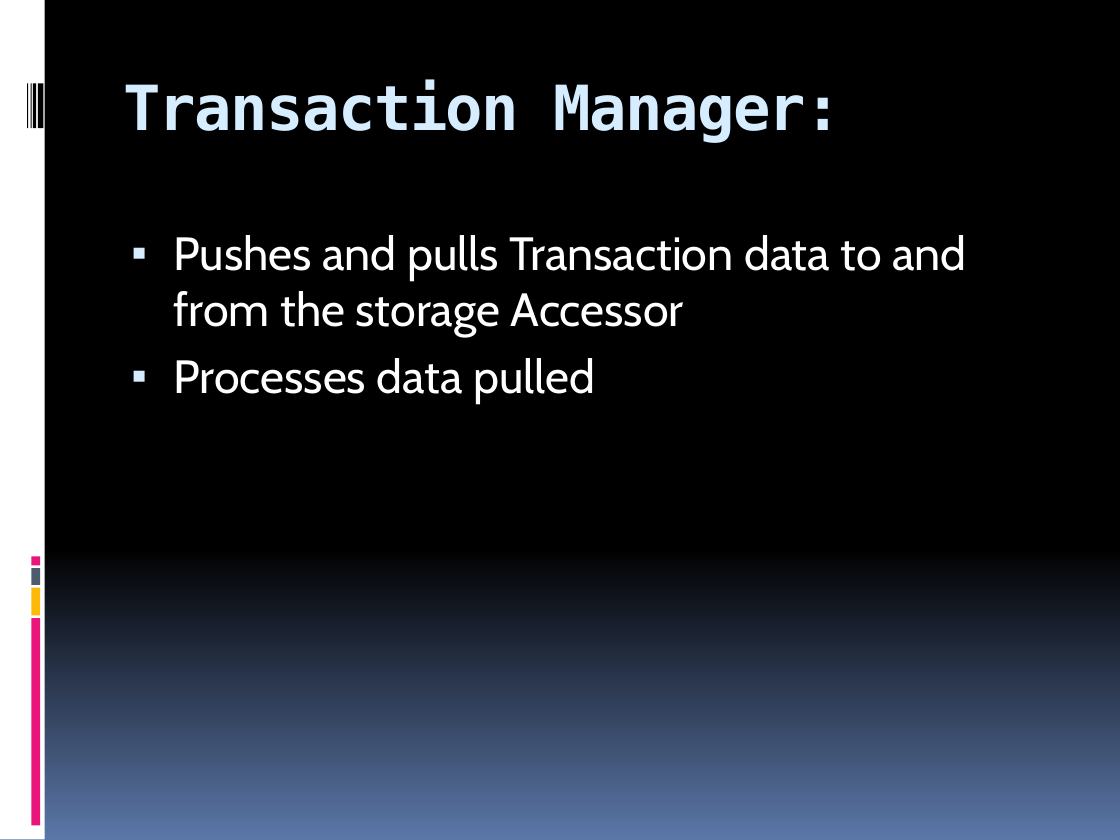
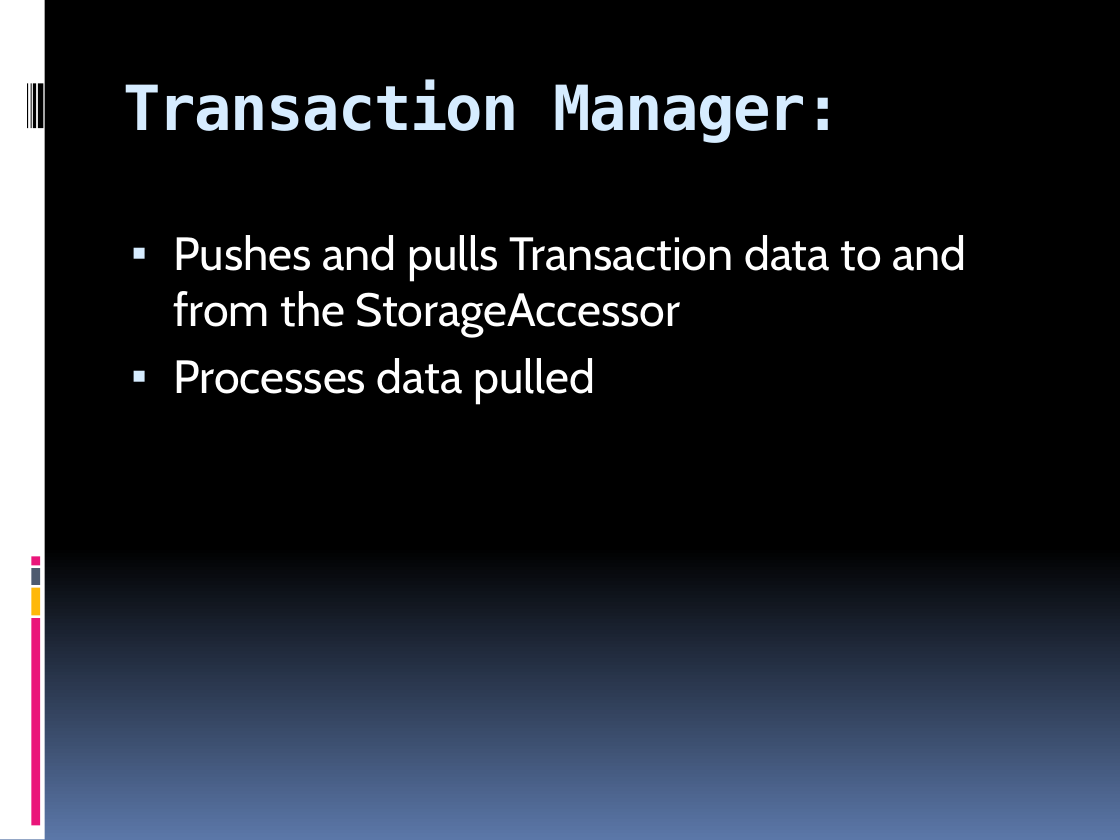
Before and after one commit to akoerner/SoftwareEngineering, a slide deck: slide 7 of SoftwareEngineeringPPTpresentation.pptx (slide 6 before the commit). Drawn at 1120x840 pixels with LibreOffice and Linux fonts; fonts in the diff are those of the drawing. Boxes give left, top, right and bottom in pixels: in the first picture for what was removed or moved away, otherwise in the second. Text is boxed around its words. In the diff, an @@ line names an element or a change of style, - is before the commit and + after.

```diff
--- a/SoftwareEngineeringPPTpresentation.pptx
+++ b/SoftwareEngineeringPPTpresentation.pptx
@@ text at box(173, 235, 966, 338): text changed @@
-▪ Pushes and pulls Transaction data to and from the storage Accessor
+▪ Pushes and pulls Transaction data to and from the StorageAccessor
```
Also in this commit, not shown: 7 other slides changed.
